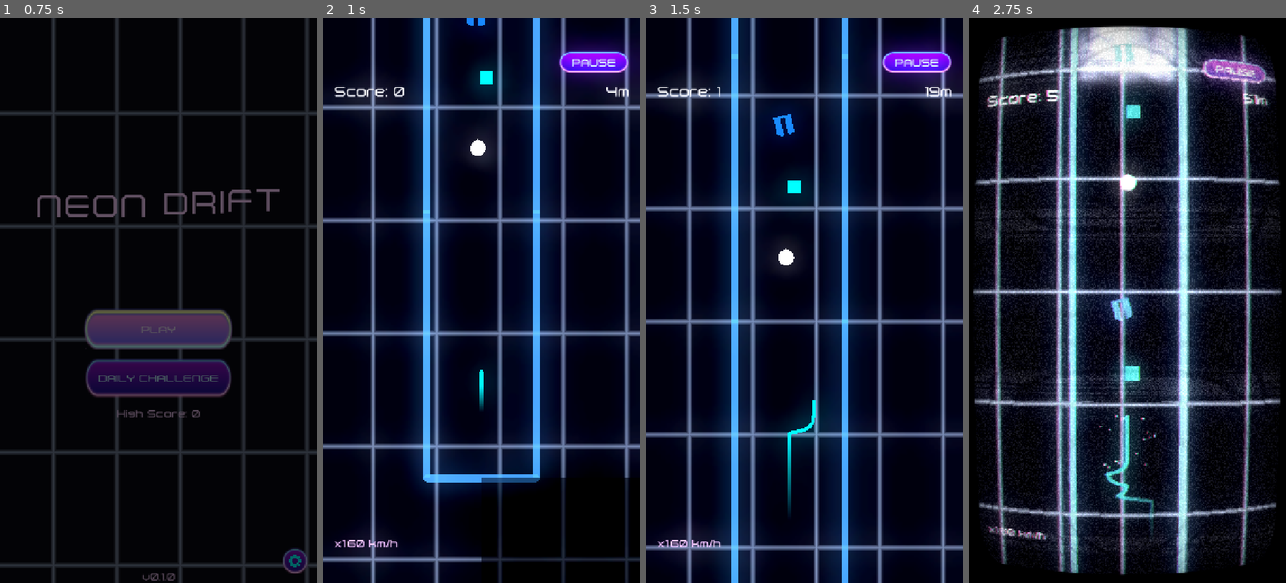
Above: before the commit, frames 1-4 (left to right).
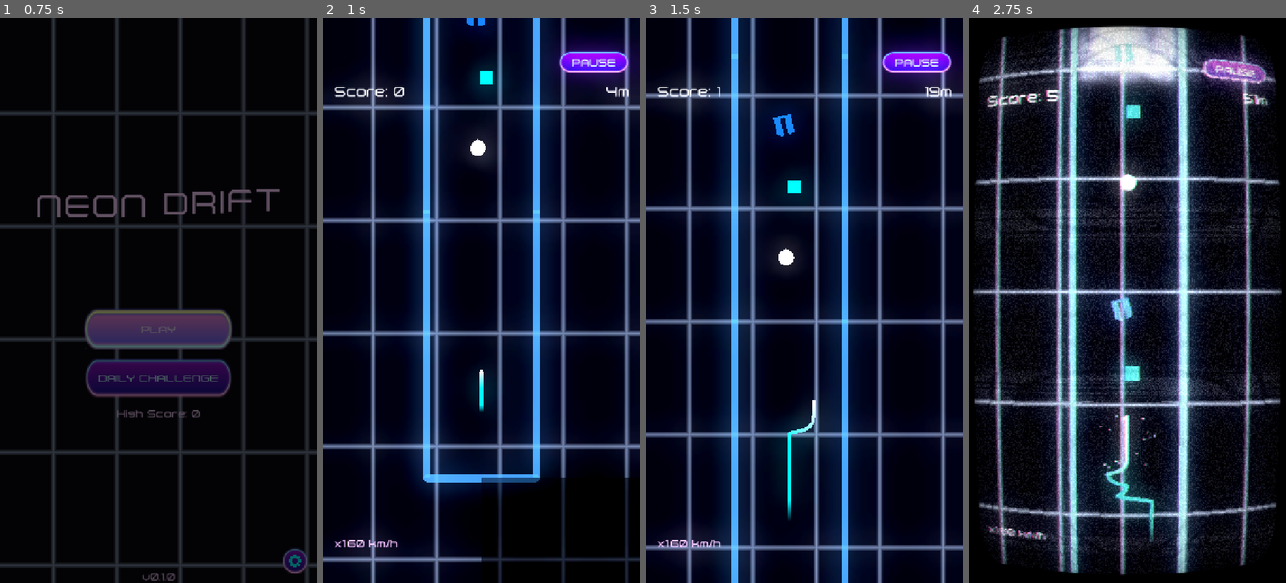
Above: after the commit, the same moments.

Repository: topher235/neon-drifter
Game: Godot game, scene res://scenes/main/main.tscn
Two runs of this game, one before a commit and one after it. Both use one fixed random seed, a clock stepped at 60 frames per second and the inputs below.
Inputs (mouse positions are in pixels of both pictures, inside the frame that each line leads up to):
- Up to frame 1 (0.75 s): click "PLAY" at 0.5 s
- Up to frame 2 (1 s): no input
- Up to frame 3 (1.5 s): tap Enter (ui_accept) at 1.25 s; move the mouse to (874, 272) at 1.27 s; press the mouse at (874, 272) at 1.28 s
- Up to frame 4 (2.75 s): tap Enter (ui_accept) at 1.52, 2.27 s; move the mouse to (1064, 328) at 2.02 s; release the mouse at (1064, 328) at 2.03 s; click (1064, 328) at 2.1 s

Frame 1 is identical in both runs. In frame 2, 0.1% of the frame differs, in the area x 49-51%, y 62-70%; in frame 3, 0.3%; in frame 4, 0.6%, in the area x 42-59%, y 70-93%.

Commit message:
Add cosmetic manager

Diff:
--- a/assets/shaders/trail_glow.gdshader
+++ b/assets/shaders/trail_glow.gdshader
@@ -1,22 +1,13 @@
 shader_type canvas_item;
 
-uniform vec4 glow_color : source_color = vec4(0.0, 1.0, 1.0, 1.0);
-uniform float glow_strength : hint_range(0.0, 3.0) = 3.0;
-uniform float tail_fade : hint_range(0.0, 1.0) = 0.0;  // Alpha at tail
-uniform float head_alpha : hint_range(0.0, 1.0) = 1.0;  // Alpha at head
+uniform float glow_strength : hint_range(0.0, 3.0) = 1.5;
 
 void fragment() {
-    // Use UV.y (perpendicular distance from line center) and VERTEX position
-    // For Line2D, we need to use the actual COLOR.a that Line2D might provide
-    // Or we can use a distance-based fade
-
-    // Get distance along the line using VERTEX.x (screen space position)
-    // This won't work well, so let's use a simpler approach:
-    // Just apply the COLOR that Line2D provides with gradient support
-
+    // Use the color from Line2D's gradient system
     vec4 line_color = COLOR;  // Get Line2D's color (supports gradient)
 
-    COLOR = glow_color;
-    COLOR.rgb *= glow_strength;
-    COLOR.a *= line_color.a;  // Use Line2D's alpha from gradient
+    // Apply glow strength while preserving color hue
+    // Only boost the alpha/brightness, not the RGB channels directly
+    COLOR = line_color;
+    COLOR.a *= glow_strength;  // Make the glow more intense via alpha
 }
--- /dev/null
+++ b/autoload/cosmetic_manager.gd
@@ -0,0 +1,145 @@
+extends Node
+
+## Global manager for player trail cosmetics
+## Handles cosmetic library, selection, and unlocking
+
+signal cosmetic_changed(cosmetic: TrailCosmetic)
+signal cosmetic_unlocked(cosmetic_id: String)
+
+var cosmetics: Dictionary = {}  # cosmetic_id -> TrailCosmetic
+var selected_cosmetic_id: String = "cyan_default"
+
+
+func _ready() -> void:
+	_initialize_cosmetics()
+	_load_selection()
+
+
+func _initialize_cosmetics() -> void:
+	"""Initialize all available cosmetics"""
+
+	# Default Cyan Trail
+	var cyan_cosmetic = TrailCosmetic.new()
+	cyan_cosmetic.cosmetic_id = "cyan_default"
+	cyan_cosmetic.cosmetic_name = "Cyan"
+	cyan_cosmetic.cosmetic_type = TrailCosmetic.CosmenticType.SOLID
+	cyan_cosmetic.solid_color = Color(0, 1, 1)  # Cyan
+	cyan_cosmetic.unlocked_by_default = true
+	cyan_cosmetic.orb_cost = 0
+	cosmetics["cyan_default"] = cyan_cosmetic
+
+	# Rainbow Gradient Trail
+	var rainbow_cosmetic = TrailCosmetic.new()
+	rainbow_cosmetic.cosmetic_id = "rainbow_gradient"
+	rainbow_cosmetic.cosmetic_name = "Rainbow"
+	rainbow_cosmetic.cosmetic_type = TrailCosmetic.CosmenticType.ANIMATED
+	rainbow_cosmetic.animation_speed = 0.5  # Slow, smooth animation
+	rainbow_cosmetic.unlocked_by_default = true  # Set to false to require unlock
+	rainbow_cosmetic.orb_cost = 100  # Cost if locked
+
+	# Create rainbow gradient
+	var rainbow_gradient = Gradient.new()
+	rainbow_gradient.set_color(0, Color(1, 0, 0))      # Red
+	rainbow_gradient.set_offset(0, 0.0)
+	rainbow_gradient.add_point(0.17, Color(1, 0.5, 0)) # Orange
+	rainbow_gradient.add_point(0.33, Color(1, 1, 0))   # Yellow
+	rainbow_gradient.add_point(0.5, Color(0, 1, 0))    # Green
+	rainbow_gradient.add_point(0.67, Color(0, 0, 1))   # Blue
+	rainbow_gradient.add_point(0.83, Color(0.5, 0, 1)) # Indigo
+	rainbow_gradient.set_color(1, Color(1, 0, 1))      # Violet
+	rainbow_gradient.set_offset(1, 1.0)
+
+	rainbow_cosmetic.gradient = rainbow_gradient
+	cosmetics["rainbow_gradient"] = rainbow_cosmetic
+
+
+func get_cosmetic(cosmetic_id: String) -> TrailCosmetic:
+	"""Get a cosmetic by ID"""
+	return cosmetics.get(cosmetic_id, cosmetics["cyan_default"])
+
+
+func get_selected_cosmetic() -> TrailCosmetic:
+	"""Get the currently selected cosmetic"""
+	return get_cosmetic(selected_cosmetic_id)
+
+
+func select_cosmetic(cosmetic_id: String) -> bool:
+	"""
+	Select a cosmetic if it's unlocked
+	Returns true if selection succeeded
+	"""
+	if not cosmetics.has(cosmetic_id):
+		push_warning("Cosmetic not found: " + cosmetic_id)
+		return false
+
+	var cosmetic = cosmetics[cosmetic_id]
+
+	# Check if unlocked
+	if not is_cosmetic_unlocked(cosmetic_id):
+		push_warning("Cosmetic is locked: " + cosmetic_id)
+		return false
+
+	selected_cosmetic_id = cosmetic_id
+	_save_selection()
+	cosmetic_changed.emit(cosmetic)
+	return true
+
+
+func is_cosmetic_unlocked(cosmetic_id: String) -> bool:
+	"""Check if a cosmetic is unlocked"""
+	if not cosmetics.has(cosmetic_id):
+		return false
+
+	var cosmetic = cosmetics[cosmetic_id]
+
+	# Always unlocked if marked as default
+	if cosmetic.unlocked_by_default:
+		return true
+
+	# Check SaveManager for unlock status
+	return SaveManager.is_cosmetic_unlocked(cosmetic_id)
+
+
+func unlock_cosmetic(cosmetic_id: String) -> bool:
+	"""
+	Unlock a cosmetic (typically by spending orbs)
+	Returns true if unlock succeeded
+	"""
+	if not cosmetics.has(cosmetic_id):
+		return false
+
+	if is_cosmetic_unlocked(cosmetic_id):
+		return true  # Already unlocked
+
+	var cosmetic = cosmetics[cosmetic_id]
+
+	# Check if player has enough orbs
+	if SaveManager.save_data.total_orbs_collected < cosmetic.orb_cost:
+		return false
+
+	# Unlock the cosmetic
+	SaveManager.unlock_cosmetic(cosmetic_id)
+	cosmetic_unlocked.emit(cosmetic_id)
+	return true
+
+
+func get_all_cosmetics() -> Array[TrailCosmetic]:
+	"""Get all cosmetics as an array"""
+	var result: Array[TrailCosmetic] = []
+	for cosmetic in cosmetics.values():
+		result.append(cosmetic)
+	return result
+
+
+func _save_selection() -> void:
+	"""Save the current selection to SaveManager"""
+	SaveManager.save_data.selected_trail = selected_cosmetic_id
+	SaveManager.save_game()
+
+
+func _load_selection() -> void:
+	"""Load the saved selection from SaveManager"""
+	if SaveManager.save_data.has("selected_trail"):
+		var saved_id = SaveManager.save_data.selected_trail
+		if cosmetics.has(saved_id) and is_cosmetic_unlocked(saved_id):
+			selected_cosmetic_id = saved_id
--- a/autoload/save_manager.gd
+++ b/autoload/save_manager.gd
@@ -50,6 +50,16 @@
 
 func is_trail_unlocked(trail_id: String) -> bool:
     return trail_id in save_data.unlocked_trails
+
+# Cosmetic system compatibility (forwards to trail methods)
+func unlock_cosmetic(cosmetic_id: String) -> void:
+    unlock_trail(cosmetic_id)
+
+func is_cosmetic_unlocked(cosmetic_id: String) -> bool:
+    return is_trail_unlocked(cosmetic_id)
+
+func save_game() -> void:
+    _write_save_data()
 
 func set_selected_trail(trail_id: String) -> void:
     if is_trail_unlocked(trail_id):
--- a/project.godot
+++ b/project.godot
@@ -23,6 +23,7 @@
 SaveManager="*res://autoload/save_manager.gd"
 SceneManager="*res://autoload/scene_manager.gd"
 Events="*res://autoload/events.gd"
+CosmeticManager="*res://autoload/cosmetic_manager.gd"
 
 [display]
 
--- /dev/null
+++ b/resources/cosmetics/trail_cosmetic.gd
@@ -0,0 +1,58 @@
+extends Resource
+class_name TrailCosmetic
+
+## Defines a cosmetic appearance for the player's trail
+## Supports solid colors, gradients, and animated effects
+
+enum CosmenticType {
+	SOLID,      ## Single solid color
+	GRADIENT,   ## Static gradient
+	ANIMATED    ## Animated gradient (color shifts over time)
+}
+
+@export var cosmetic_id: String = ""
+@export var cosmetic_name: String = "Unnamed Trail"
+@export var cosmetic_type: CosmenticType = CosmenticType.SOLID
+
+## For SOLID type: single color
+@export var solid_color: Color = Color.CYAN
+
+## For GRADIENT type: gradient resource
+@export var gradient: Gradient = null
+
+## For ANIMATED type: animation speed (cycles per second)
+@export var animation_speed: float = 1.0
+
+## Whether this cosmetic is unlocked by default
+@export var unlocked_by_default: bool = false
+
+## Price in orbs (0 = free/default)
+@export var orb_cost: int = 0
+
+
+func get_color_at_position(trail_index: int, trail_length: int, time: float = 0.0) -> Color:
+	"""
+	Returns the color for a specific point on the trail
+	trail_index: 0 = newest point, trail_length-1 = oldest point
+	time: current game time for animations
+	"""
+	match cosmetic_type:
+		CosmenticType.SOLID:
+			return solid_color
+
+		CosmenticType.GRADIENT:
+			if gradient == null:
+				return solid_color
+			var t = float(trail_index) / max(1.0, float(trail_length - 1))
+			return gradient.sample(t)
+
+		CosmenticType.ANIMATED:
+			if gradient == null:
+				return solid_color
+			# Animate the gradient sampling position based on time
+			var t = float(trail_index) / max(1.0, float(trail_length - 1))
+			var animated_offset = fmod(time * animation_speed, 1.0)
+			var sample_pos = fmod(t + animated_offset, 1.0)
+			return gradient.sample(sample_pos)
+
+	return solid_color
--- a/scenes/player/player_line.gd
+++ b/scenes/player/player_line.gd
@@ -45,6 +45,9 @@
 var last_trail_point: Vector2 = Vector2.ZERO
 var distance_since_last_point: float = 0.0
 
+# Cosmetics
+var current_cosmetic: TrailCosmetic = null
+
 func _ready() -> void:
     add_to_group("player")
 
@@ -69,6 +72,10 @@
     GameManager.game_started.connect(_on_game_started)
     GameManager.game_over.connect(_on_game_over)
 
+    # Connect to cosmetic system
+    CosmeticManager.cosmetic_changed.connect(_on_cosmetic_changed)
+    _apply_cosmetic(CosmeticManager.get_selected_cosmetic())
+
     # Setup controller after everything else (allows movement_mode to be set first)
     call_deferred("_setup_movement_controller")
 
@@ -79,6 +86,7 @@
     _handle_input()
     _update_position(delta)
     _update_trail()
+    _update_trail_colors()  # Update colors every frame for animated cosmetics
     _check_bounds()
 
     if magnet_active:
@@ -310,18 +318,12 @@
 # Setup Methods
 func _setup_line_renderer() -> void:
     line_renderer.width = line_width
-    line_renderer.default_color = Color(0, 1, 1, 1)  # Cyan
+    line_renderer.default_color = Color(0, 1, 1, 1)  # Cyan (default)
     line_renderer.begin_cap_mode = Line2D.LINE_CAP_ROUND
     line_renderer.end_cap_mode = Line2D.LINE_CAP_ROUND
     line_renderer.joint_mode = Line2D.LINE_JOINT_ROUND
     line_renderer.antialiased = true
-
-    # Set up gradient for trail fade
-    var gradient = Gradient.new()
-    gradient.set_color(0.3, Color(0, 1, 1, 0.0))  # Fully transparent at tail (oldest)
-    gradient.add_point(0.8, Color(0, 1, 1, 0.5))  # Semi-transparent mid-trail
-    gradient.set_color(1, Color(0, 1, 1, 1.0))  # Fully opaque at head (newest)
-    line_renderer.gradient = gradient
+    # Gradient will be set by cosmetic system
 
 func _setup_collision() -> void:
     var shape = CircleShape2D.new()
@@ -399,3 +401,76 @@
 
 func kill() -> void:
     _die()
+
+
+# Cosmetic System
+func _apply_cosmetic(cosmetic: TrailCosmetic) -> void:
+    """Apply a cosmetic to the trail"""
+    current_cosmetic = cosmetic
+    _update_trail_colors()
+
+
+func _update_trail_colors() -> void:
+    """Update trail colors based on current cosmetic"""
+    if not current_cosmetic or not line_renderer:
+        return
+
+    var trail_length = trail_points.size()
+    if trail_length == 0:
+        return
+
+    # For solid colors, use a simple fade gradient
+    if current_cosmetic.cosmetic_type == TrailCosmetic.CosmenticType.SOLID:
+        var fade_gradient = Gradient.new()
+        var color = current_cosmetic.solid_color
+        fade_gradient.set_color(0, Color(color.r, color.g, color.b, 0.0))  # Transparent at tail
+        fade_gradient.add_point(0.5, Color(color.r, color.g, color.b, 0.5))  # Semi-transparent mid
+        fade_gradient.set_color(1, Color(color.r, color.g, color.b, 1.0))  # Opaque at head
+        line_renderer.gradient = fade_gradient
+
+    # For gradients and animated, apply gradient with alpha multiplier
+    else:
+        # Clone the cosmetic's gradient and apply alpha fade
+        var base_gradient = current_cosmetic.gradient
+        if not base_gradient:
+            return
+
+        var custom_gradient = Gradient.new()
+        var time = Time.get_ticks_msec() / 1000.0
+
+        # For animated gradients, we need to offset the sampling
+        var time_offset = 0.0
+        if current_cosmetic.cosmetic_type == TrailCosmetic.CosmenticType.ANIMATED:
+            time_offset = fmod(time * current_cosmetic.animation_speed, 1.0)
+
+        # Sample the gradient at multiple points and apply alpha fade
+        var num_samples = 20
+        for j in range(num_samples + 1):
+            var t = float(j) / float(num_samples)
+
+            # For animated, offset the sample position
+            var sample_pos = t
+            if current_cosmetic.cosmetic_type == TrailCosmetic.CosmenticType.ANIMATED:
+                sample_pos = fmod(t + time_offset, 1.0)
+
+            var color = base_gradient.sample(sample_pos)
+
+            # Apply alpha fade (transparent at tail, opaque at head)
+            var alpha = lerp(0.0, 1.0, t)
+            color.a = alpha
+
+            if j == 0:
+                custom_gradient.set_color(0, color)
+                custom_gradient.set_offset(0, 0.0)
+            elif j == num_samples:
+                custom_gradient.set_color(1, color)
+                custom_gradient.set_offset(1, 1.0)
+            else:
+                custom_gradient.add_point(t, color)
+
+        line_renderer.gradient = custom_gradient
+
+
+func _on_cosmetic_changed(cosmetic: TrailCosmetic) -> void:
+    """Handle cosmetic change signal"""
+    _apply_cosmetic(cosmetic)
Not shown, added: autoload/cosmetic_manager.gd.uid
Not shown, added: resources/cosmetics/trail_cosmetic.gd.uid
Not shown, added: cosmetics.md
